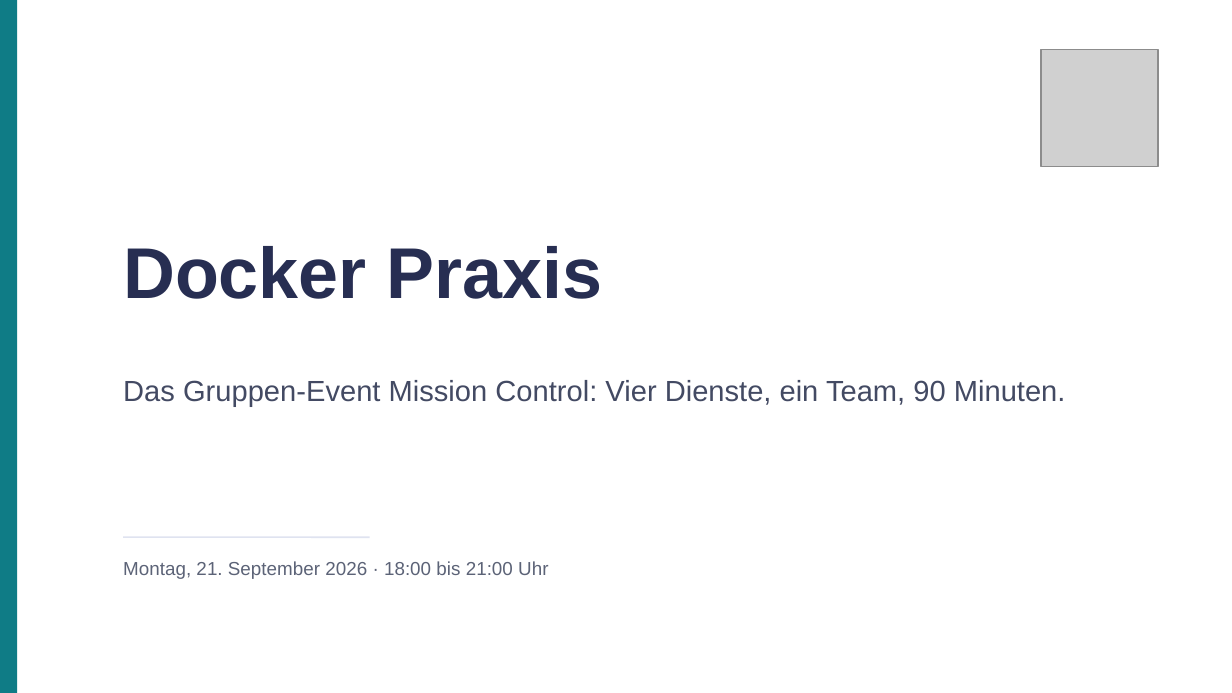
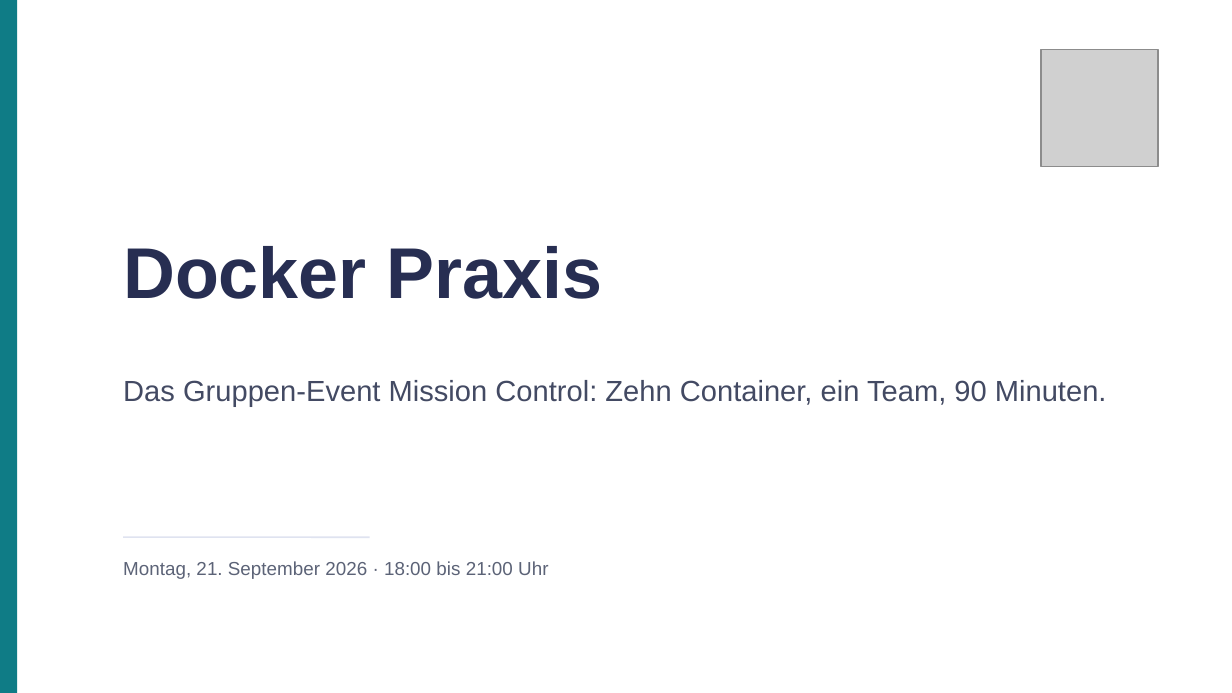
Before and after one commit to JacobMenge/kurs-unterlagen, a slide deck: slide 1 of folien/08-docker-praxis.pptx. Drawn at 1232x693 pixels with LibreOffice and Linux fonts; fonts in the diff are those of the drawing; grey boxes stand for pictures. Boxes give left, top, right and bottom in pixels: in the first picture for what was removed or moved away, otherwise in the second. Text is boxed around its words. In the diff, an @@ line names an element or a change of style, - is before the commit and + after.

```diff
--- a/folien/08-docker-praxis.pptx
+++ b/folien/08-docker-praxis.pptx
@@ text at <box>123,380,1107,406</box>: text changed @@
-Das Gruppen-Event Mission Control: Vier Dienste, ein Team, 90 Minuten.
+Das Gruppen-Event Mission Control: Zehn Container, ein Team, 90 Minuten.
```
Also in this commit, not shown: 14 other slides changed, 1 slide added, 29 other files.
